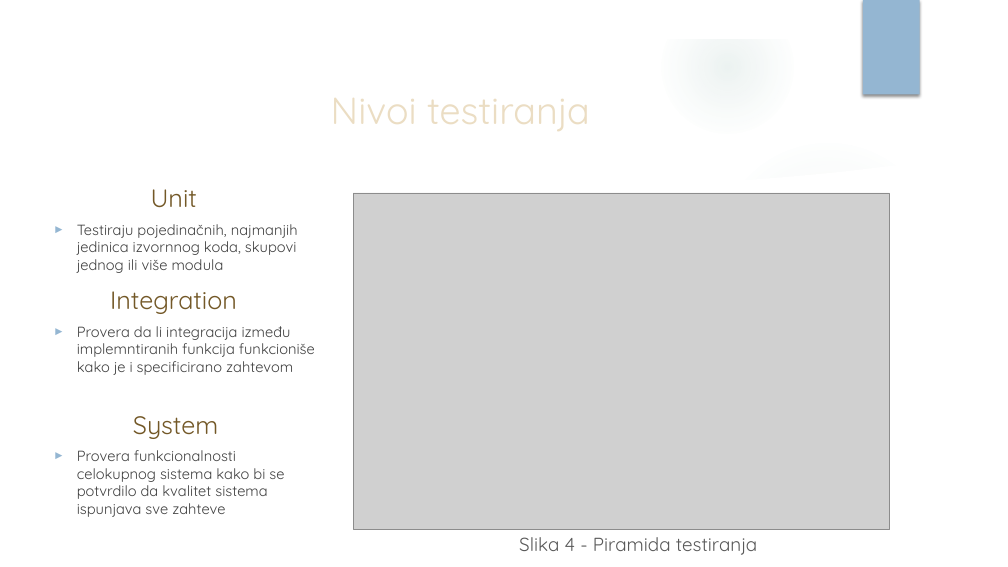
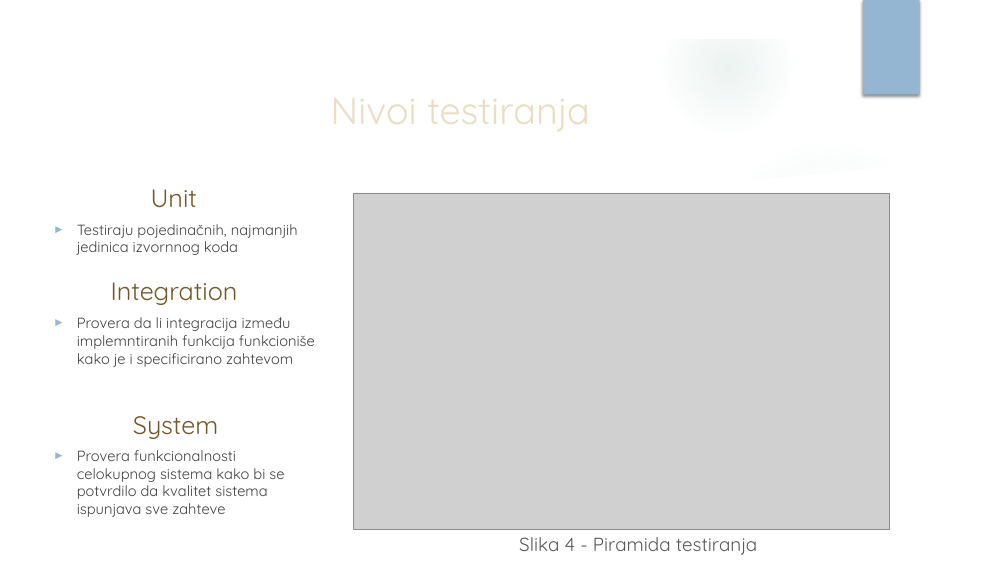
Before and after one commit to vhristov97/Prezentacija, a slide deck: slide 6 of UnitTestingFrameworks_VH_JN.pptx. Drawn at 1008x567 pixels with LibreOffice and Linux fonts; fonts in the diff are those of the drawing; grey boxes stand for pictures; background and template pictures are left out. Boxes give left, top, right and bottom in pixels: in the first picture for what was removed or moved away, otherwise in the second. Text is boxed around its words. In the diff, an @@ line names an element or a change of style, - is before the commit and + after.

Commit message:
Prezentacija: male izmene

```diff
--- a/UnitTestingFrameworks_VH_JN.pptx
+++ b/UnitTestingFrameworks_VH_JN.pptx
@@ text at <box>77,224,298,255</box>: text changed @@
-► Testiraju pojedinačnih, najmanjih jedinica izvornnog koda, skupovi jednog ili više modula
+► Testiraju pojedinačnih, najmanjih jedinica izvornnog koda
@@ text "Integration": place and size @@
-text "Integration" at <box>110,291,237,314</box>
+text "Integration" at <box>111,282,238,305</box>
@@ text "Provera da li integracija između ...": place and size @@
-text "Provera da li integracija između ..." at <box>77,326,315,375</box>
+text "Provera da li integracija između ..." at <box>77,317,315,367</box>
```
